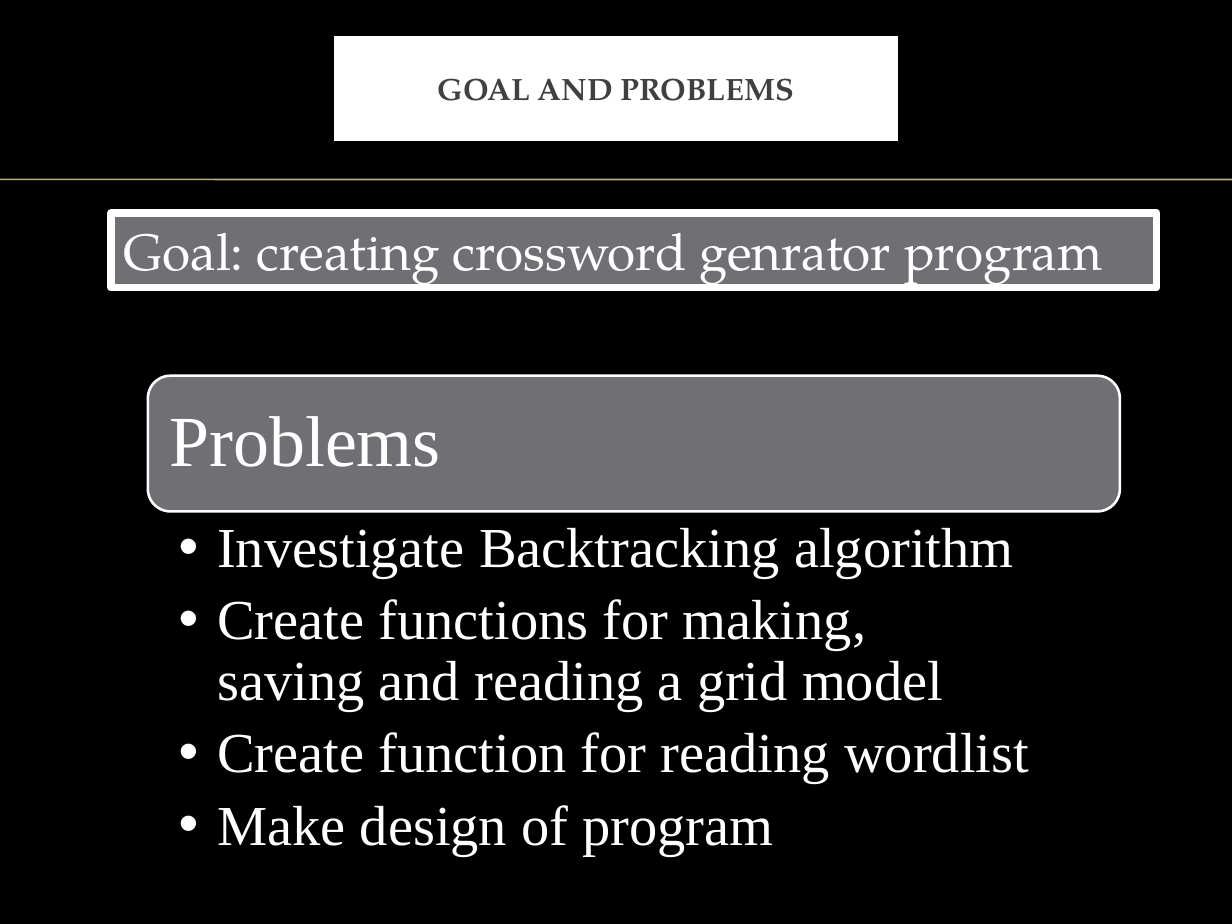
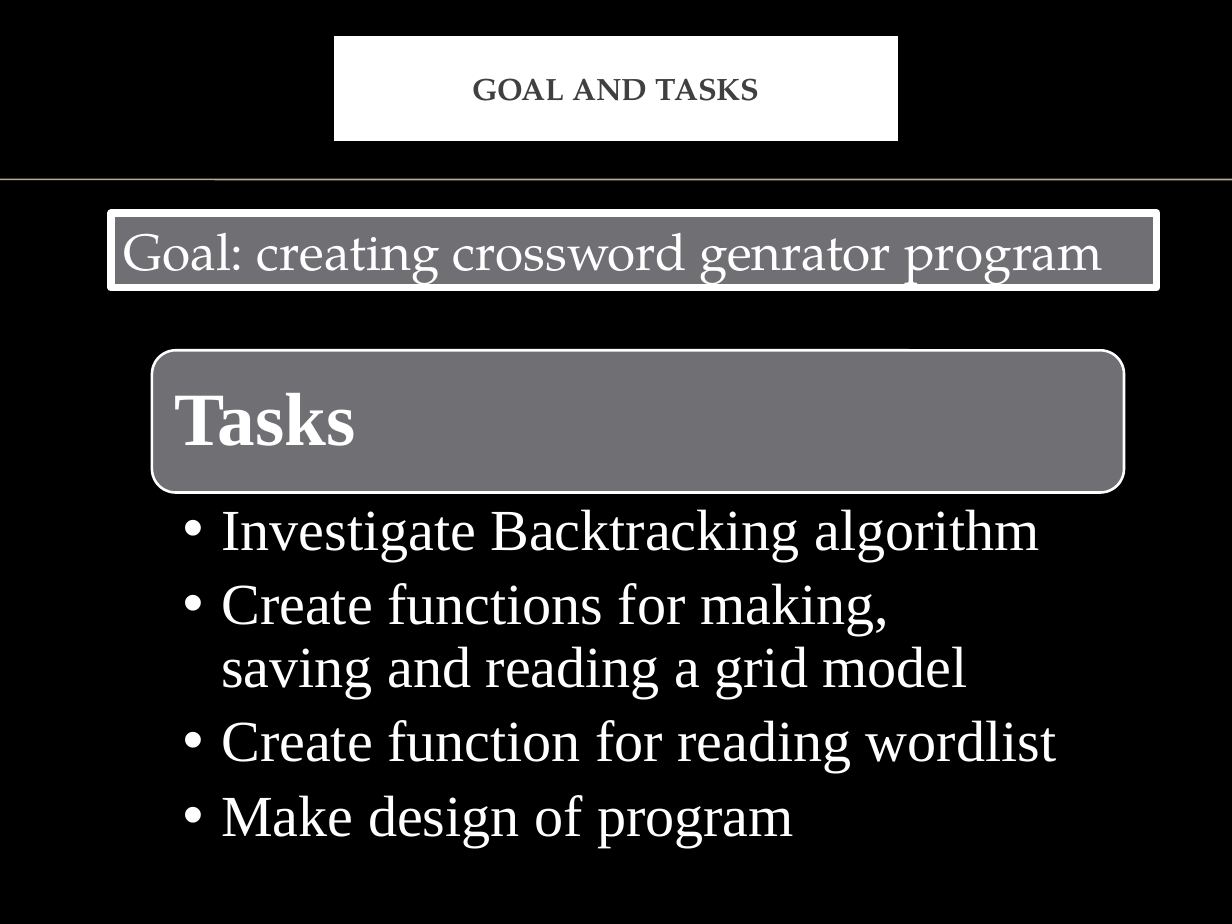
Before and after one commit to AlexanderVak/Crossword, a slide deck: slide 2 of Crossword Presentation.pptx. Drawn at 1232x924 pixels with LibreOffice and Linux fonts; fonts in the diff are those of the drawing; background and template pictures are left out. Boxes give left, top, right and bottom in pixels: in the first picture for what was removed or moved away, otherwise in the second. Text is boxed around its words. In the diff, an @@ line names an element or a change of style, - is before the commit and + after.

```diff
--- a/Crossword Presentation.pptx
+++ b/Crossword Presentation.pptx
@@ title at [472, 78, 759, 101]: text changed @@
-GOAL AND PROBLEMS
+GOAL AND TASKS
@@ rounded rectangle: place and size @@
-rounded rectangle at [148, 376, 1120, 511]
+rounded rectangle at [152, 350, 1124, 492]
@@ text removed at [169, 416, 440, 467] @@
-Problems
@@ text added at [175, 393, 356, 446], 44 pt, text #FFFFFF, bold @@
+Tasks
@@ text "Investigate Backtracking algorithm": place and size @@
-text "Investigate Backtracking algorithm" at [217, 527, 1029, 855]
+text "Investigate Backtracking algorithm" at [221, 509, 1056, 847]
@@ text "Investigate Backtracking algorithm" at [221, 509, 1056, 847]: size 33 to 34 pt @@
```
Also in this commit, not shown: 3 other slides changed, 2 slides added, 1 slide removed, 5 other files.
